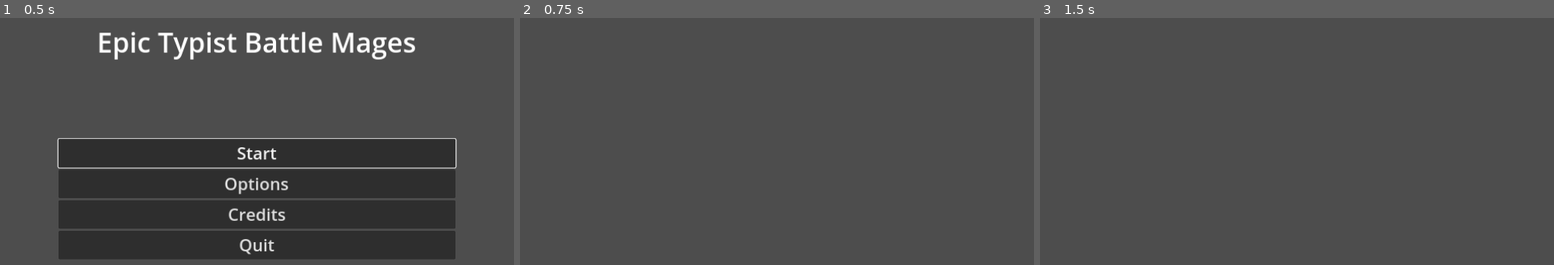
Above: before the commit, frames 1-3 (left to right).
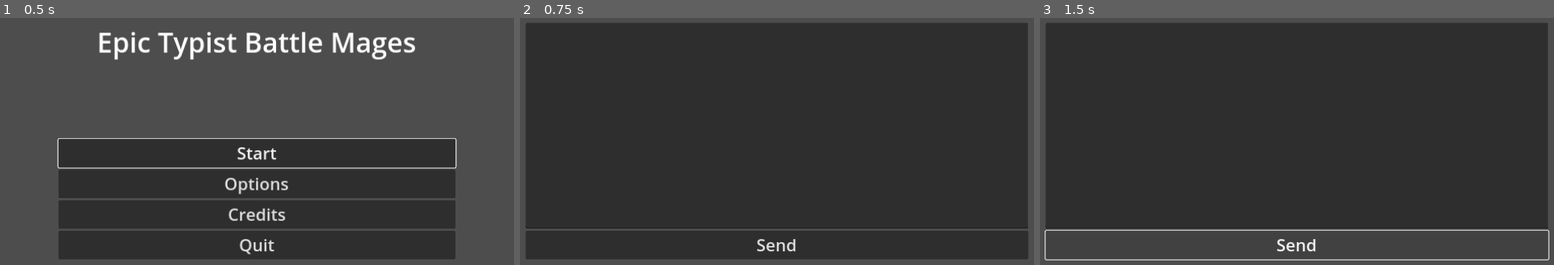
Above: after the commit, the same moments.

Repository: Yngwarr/epic-typist-battle-mages
Game: Godot game, scene res://scenes/MainMenu.tscn
Two runs of this game, one before a commit and one after it. Both use one fixed random seed, a clock stepped at 60 frames per second and the inputs below. The engine's default icon, where the game draws it, is replaced by a stand-in: a white triangle on a blue panel in a dark square.
Inputs (mouse positions are in pixels of both pictures, inside the frame that each line leads up to):
- Up to frame 1 (0.5 s): no input
- Up to frame 2 (0.75 s): click "Start" at 0.5 s
- Up to frame 3 (1.5 s): click (1297, 245) at 1.25 s, where only the run after the commit has a clickable "Send"

Frame 1 is identical in both runs. In frame 2, 92% of the frame differs, in the area x 1-99%, y 2-98%; in frame 3, 83%.

Commit message:
extracted HUD to a scene

Diff:
--- a/frontend/scenes/Game.tscn
+++ b/frontend/scenes/Game.tscn
@@ -1,6 +1,7 @@
-[gd_scene load_steps=13 format=3 uid="uid://csahdmph2aji4"]
+[gd_scene load_steps=14 format=3 uid="uid://csahdmph2aji4"]
 
 [ext_resource type="Script" path="res://src/Game.gd" id="1_wmfvw"]
+[ext_resource type="PackedScene" uid="uid://dameelfdwsxx4" path="res://scenes/HUD.tscn" id="2_mne7o"]
 [ext_resource type="Script" path="res://src/UI/PauseMenu.gd" id="2_xdcds"]
 [ext_resource type="PackedScene" uid="uid://dp02anwflcyv8" path="res://scenes/OptionsWindow.tscn" id="3_j5m3f"]
 [ext_resource type="Shader" path="res://shaders/blur.gdshader" id="3_tg1ur"]
@@ -27,7 +28,7 @@
 pause_ctl = NodePath("Pause")
 pause_menu = NodePath("PauseMenu")
 
-[node name="HUD" type="CanvasLayer" parent="."]
+[node name="HUD" parent="." instance=ExtResource("2_mne7o")]
 
 [node name="PauseMenu" type="CanvasLayer" parent="." node_paths=PackedStringArray("resume_button", "options_menu")]
 visible = false
--- /dev/null
+++ b/frontend/scenes/HUD.tscn
@@ -0,0 +1,26 @@
+[gd_scene format=3 uid="uid://dameelfdwsxx4"]
+
+[node name="HUD" type="CanvasLayer"]
+
+[node name="MarginContainer" type="MarginContainer" parent="."]
+anchors_preset = 15
+anchor_right = 1.0
+anchor_bottom = 1.0
+grow_horizontal = 2
+grow_vertical = 2
+theme_override_constants/margin_left = 100
+theme_override_constants/margin_top = 100
+theme_override_constants/margin_right = 100
+theme_override_constants/margin_bottom = 100
+
+[node name="VBoxContainer" type="VBoxContainer" parent="MarginContainer"]
+layout_mode = 2
+
+[node name="TextEdit" type="TextEdit" parent="MarginContainer/VBoxContainer"]
+layout_mode = 2
+size_flags_vertical = 3
+theme_override_font_sizes/font_size = 24
+
+[node name="Button" type="Button" parent="MarginContainer/VBoxContainer"]
+layout_mode = 2
+text = "Send"
